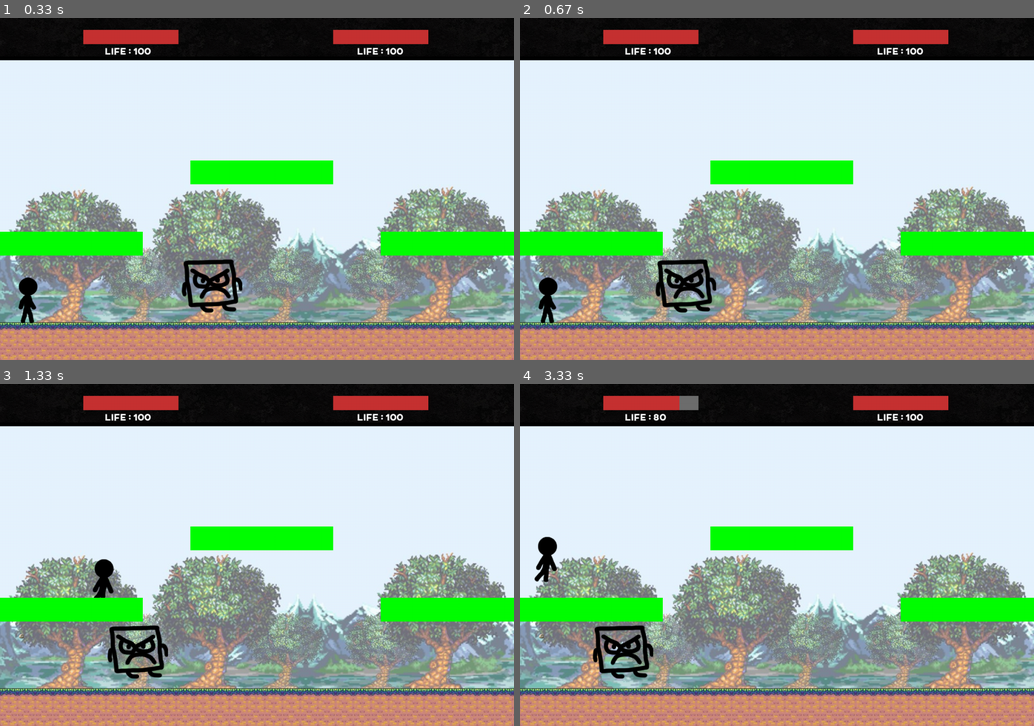
Above: before the commit, frames 1-4 (two rows, left to right).
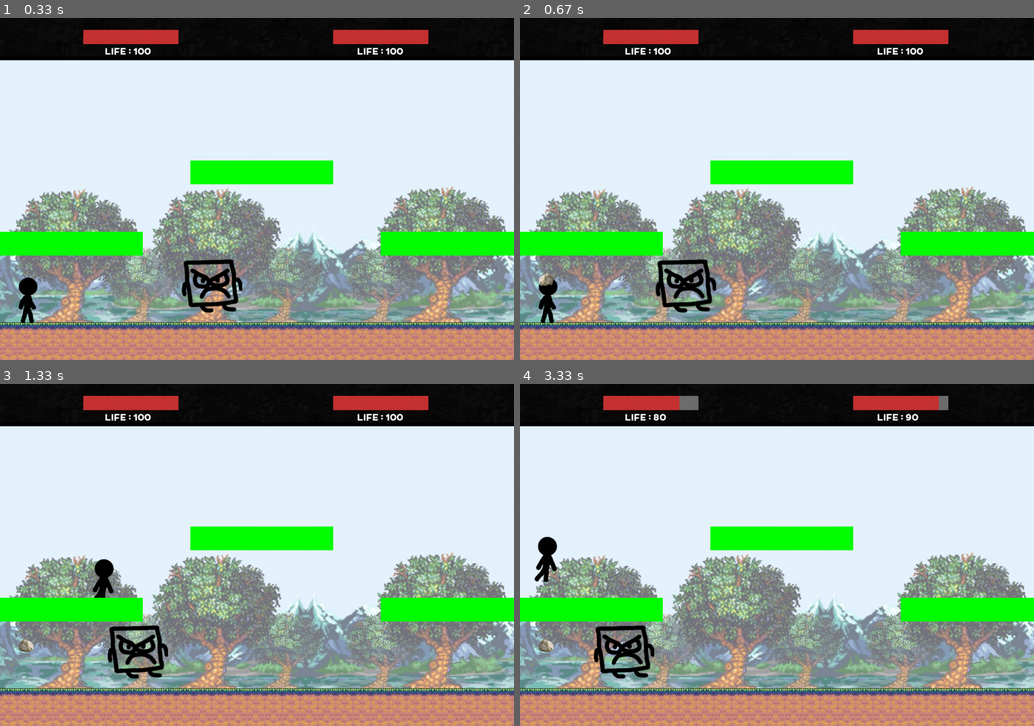
Above: after the commit, the same moments.

Repository: thmspry/jeu-pygame-maths
Game: pygame game, started from Game.py
The game is run twice, just before and just after one commit, with the same random seed, the same clock (stepped at 60 frames per second) and the same inputs.
Inputs:
- Up to frame 1 (0.33 s): no input
- Up to frame 2 (0.67 s): tap W at 0.33 s
- Up to frame 3 (1.33 s): hold Right 0.67-1.13 s; tap X at 0.73, 1.03, 1.23 s; tap W at 0.82 s; hold Up from 1.17 s (still down); tap C at 1.32 s
- Up to frame 4 (3.33 s): release Up at 1.47 s; hold Right 1.5-1.97 s; tap X at 1.57, 1.87, 2.07, 2.37, 2.63, 2.93, 3.07 s; hold Left 2-2.53 s; tap W at 2.15 s; hold Left 2.57-2.97 s; tap C at 2.72 s; hold Up from 3 s (still down)

Frame 1 is identical in both runs. In frame 2, less than 0.1% of the frame differs, in the area x 3-7%, y 73-79%; in frame 3, 0.1%; in frame 4, 0.6%, in the area x 3-84%, y 3-87%.

Commit message:
Pierre plus grande, delay du lancé, pierre qui "tourne", icon

Diff:
--- a/Game.py
+++ b/Game.py
@@ -89,7 +89,7 @@
 Enemy.init_sprites()
 window = pygame.display.set_mode((GameConfig.windowW, GameConfig.windowH))
 pygame.display.set_caption("Mortal Battle Mega Fight Kombat Smash Ultimate of Isaac")
-#pygame.display.set_icon(GameConfig.icon_IMG)
+pygame.display.set_icon(GameConfig.icon_IMG)
 Gameloop(window)
 pygame.quit()
 quit()
--- a/GameState.py
+++ b/GameState.py
@@ -18,6 +18,7 @@
             plateform = Plateforme(plateform_rect)
             self.platforms_group.add(plateform)
         self.projectiles_group = Group()
+        self.delay = 0
 
     def draw(self, window):
         window.blit(GameConfig.Background_IMG, (0, 0))
@@ -26,12 +27,12 @@
         for plateforme in self.platforms_group:
             pygame.draw.rect(window, (0, 255, 0), plateforme)
 
-        if self.player.a_tire:
-            projectile = Projectile(self.player.rect.x + 20, self.player.rect.y -10, [10, 10], self.player.direction)
+        if self.player.a_tire and self.player.delay == 20:
+            projectile = Projectile(self.player.rect.x + 20, self.player.rect.y, [GameConfig.ROCK_W, GameConfig.ROCK_H], self.player.direction)
             self.projectiles_group.add(projectile)
             self.player.a_tire = False
         for projectile in self.projectiles_group:
-            projectile.mouvement(50)
+            projectile.mouvement(10)
             if projectile.rect.right >= window.get_width() or projectile.rect.left <= 0:
                 self.projectiles_group.remove(projectile)
             if self.enemy.rect.colliderect(projectile.rect):
--- a/Player.py
+++ b/Player.py
@@ -85,7 +85,6 @@
 
     def on_platform(self):
         for plateform in self.gameState.platforms_group:
-            print(self.rect.midbottom[1] //10 * 10)
             if self.rect.midbottom[1] // 10 * 10 == plateform.rect.top and self.rect.colliderect(plateform):
                 return True
 
@@ -102,7 +101,7 @@
     def advance_state(self, next_move, enemy):
         fx = 0
         fy = 0
-        print(self.delay)
+        print("Delay : ", self.delay)
         if next_move.left:
             fx = GameConfig.force_left_player
             self.direction = Player.LEFT
@@ -127,9 +126,14 @@
             else:
                 self.direction = Player.PUNCH_FOOT_RIGHT
         elif next_move.tir:
+            self.delay += 1
             self.a_tire = True
-        #else:
-          #  self.direction = Player.NONE
+            if self.delay > 20:
+                self.delay = 0
+        else:
+            self.delay = 19
+
+            #self.direction = Player.NONE
 
         '''if self.touch_enemy(enemy):
             if self.tmp == 10:
--- a/Projectile.py
+++ b/Projectile.py
@@ -18,6 +18,7 @@
 
     def mouvement(self, vitesse):
         self.rect.x += vitesse * self.direction
+        self.image = pygame.transform.flip(self.image, True, False)
     '''def advance_state(self, next_move):
         if next_move.attack :
             self.vx = self.vx*GameConfig.DT
--- a/config.py
+++ b/config.py
@@ -20,8 +20,8 @@
     Player_H = 64
     ENEMY_W = 128
     ENEMY_H = 128
-    ROCK_W = 10
-    ROCK_H = 10
+    ROCK_W = 30
+    ROCK_H = 30
     force_left_player = -30
     force_right_player = -force_left_player
     DT = 0.5
@@ -31,7 +31,7 @@
     FORCE_ENEMY = 10
 
     # Images
-  #  icon_IMG = pygame.image.load('assets/images/icon.png')
+    icon_IMG = pygame.image.load('assets/images/icon.png')
     Background_IMG = pygame.image.load('assets/images/background_ath.png')
     STANDING_IMG = [pygame.image.load('assets/images/sprites/walk/stand1.png')]
     JUMP_RIGHT_IMG = [pygame.image.load('assets/images/jump.png')]
Binary file changed: assets/images/rock.png
